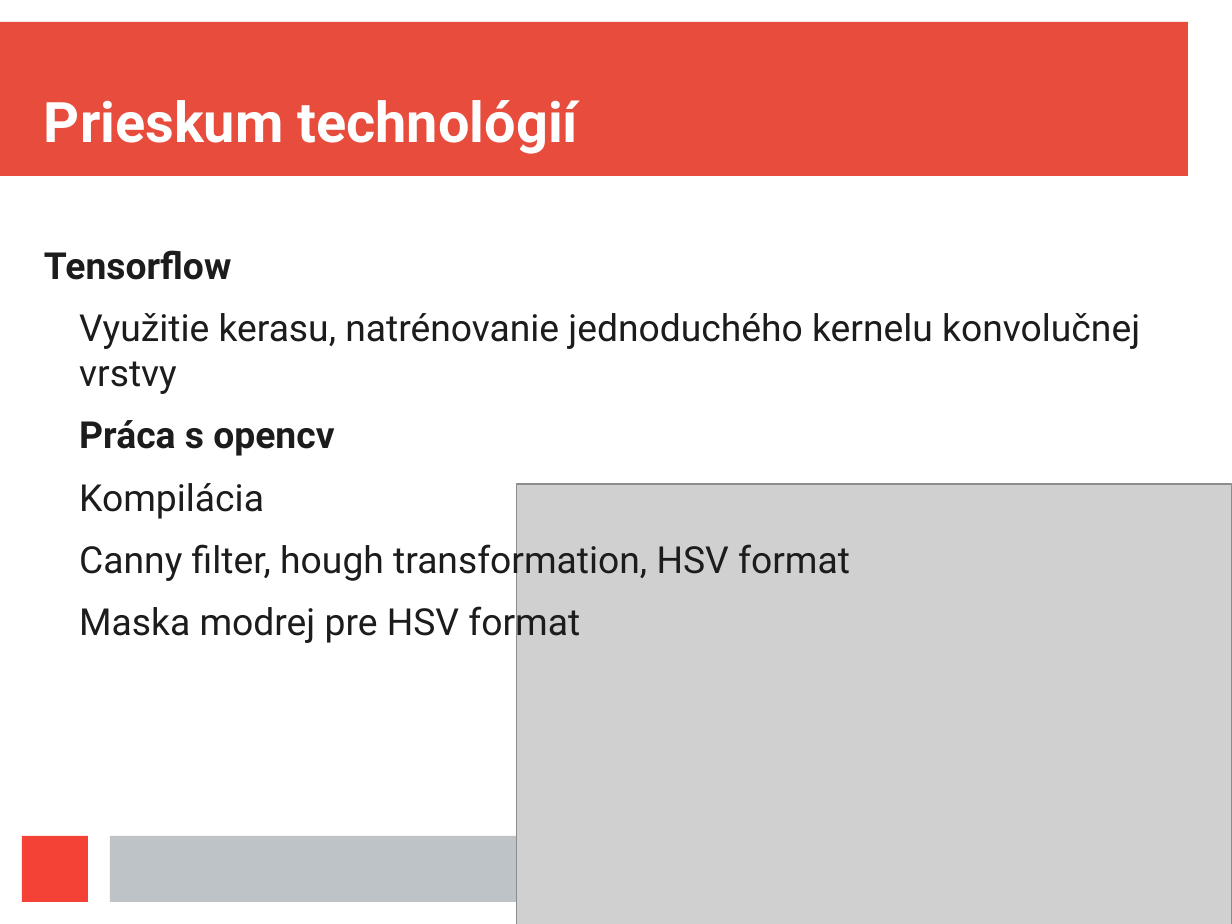
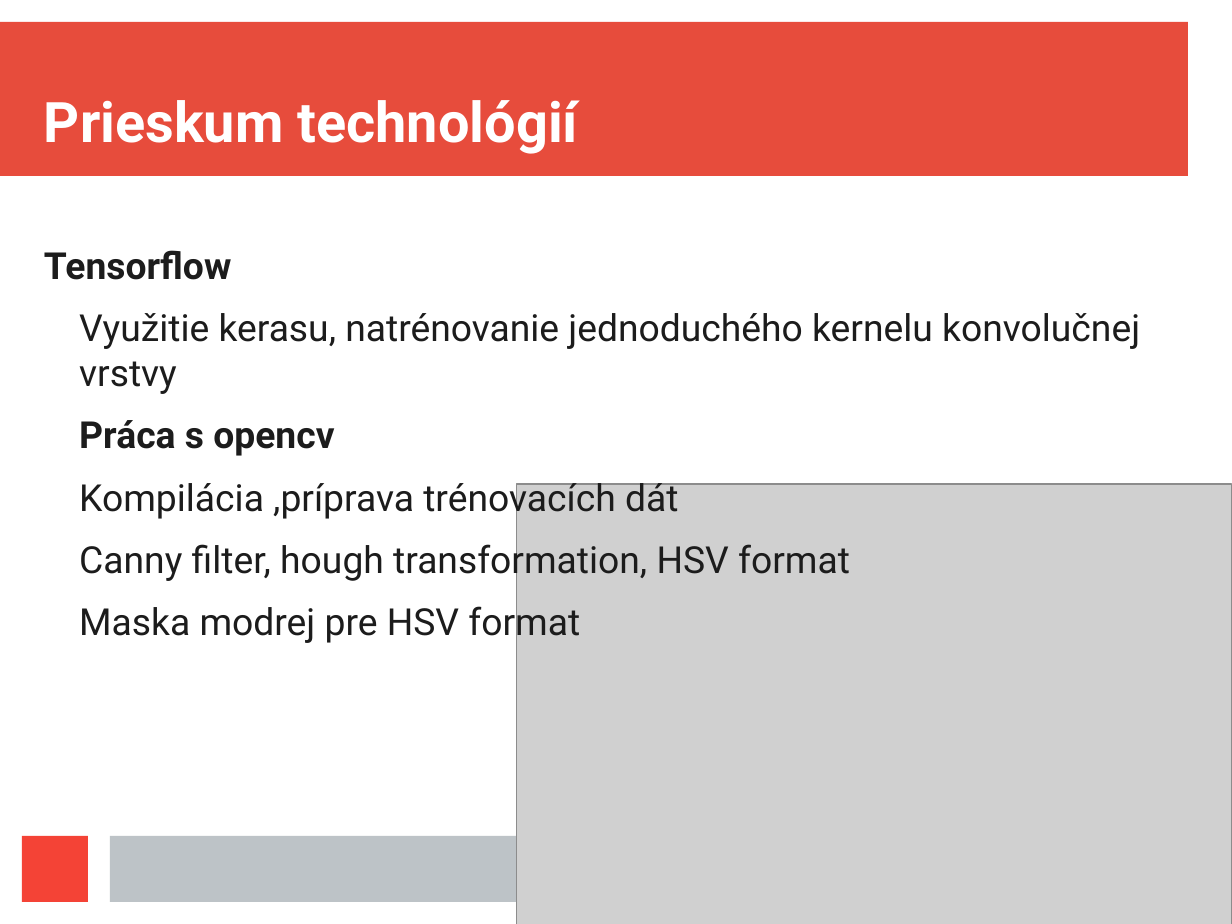
Before and after one commit to jurajmaslej/dipl, a slide deck: slide 9 of prezent.odp (slide 8 before the commit). Drawn at 1232x924 pixels with LibreOffice and Linux fonts; fonts in the diff are those of the drawing; grey boxes stand for pictures. Boxes give left, top, right and bottom in pixels: in the first picture for what was removed or moved away, otherwise in the second. Text is boxed around its words. In the diff, an @@ line names an element or a change of style, - is before the commit and + after.

```diff
--- a/prezent.odp
+++ b/prezent.odp
@@ text at box(79, 476, 678, 520): text changed @@
-  Kompilácia
+  Kompilácia ,príprava trénovacích dát
```
Also in this commit, not shown: 6 other slides changed, 1 slide added, 1 other file.
